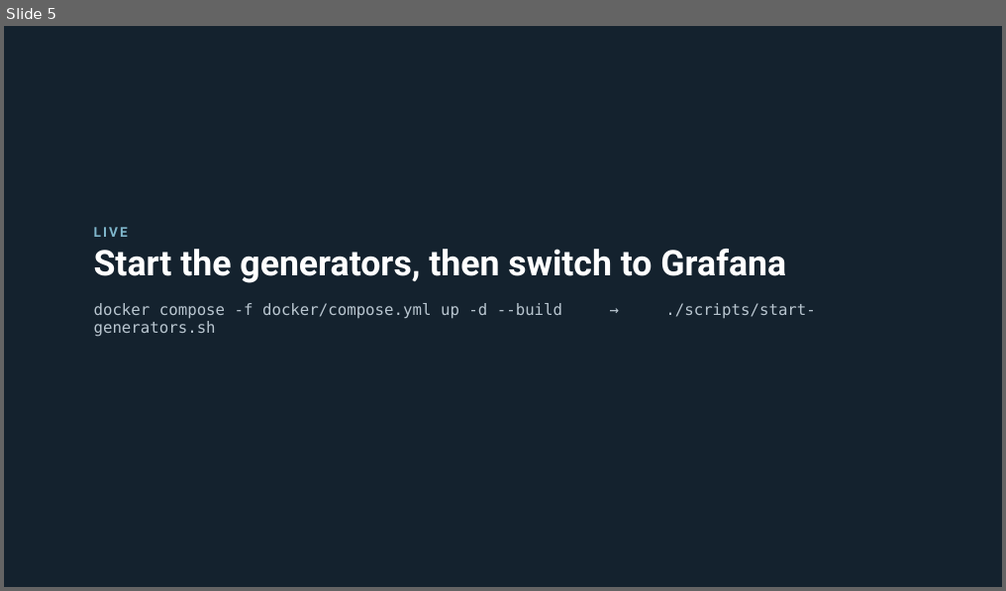
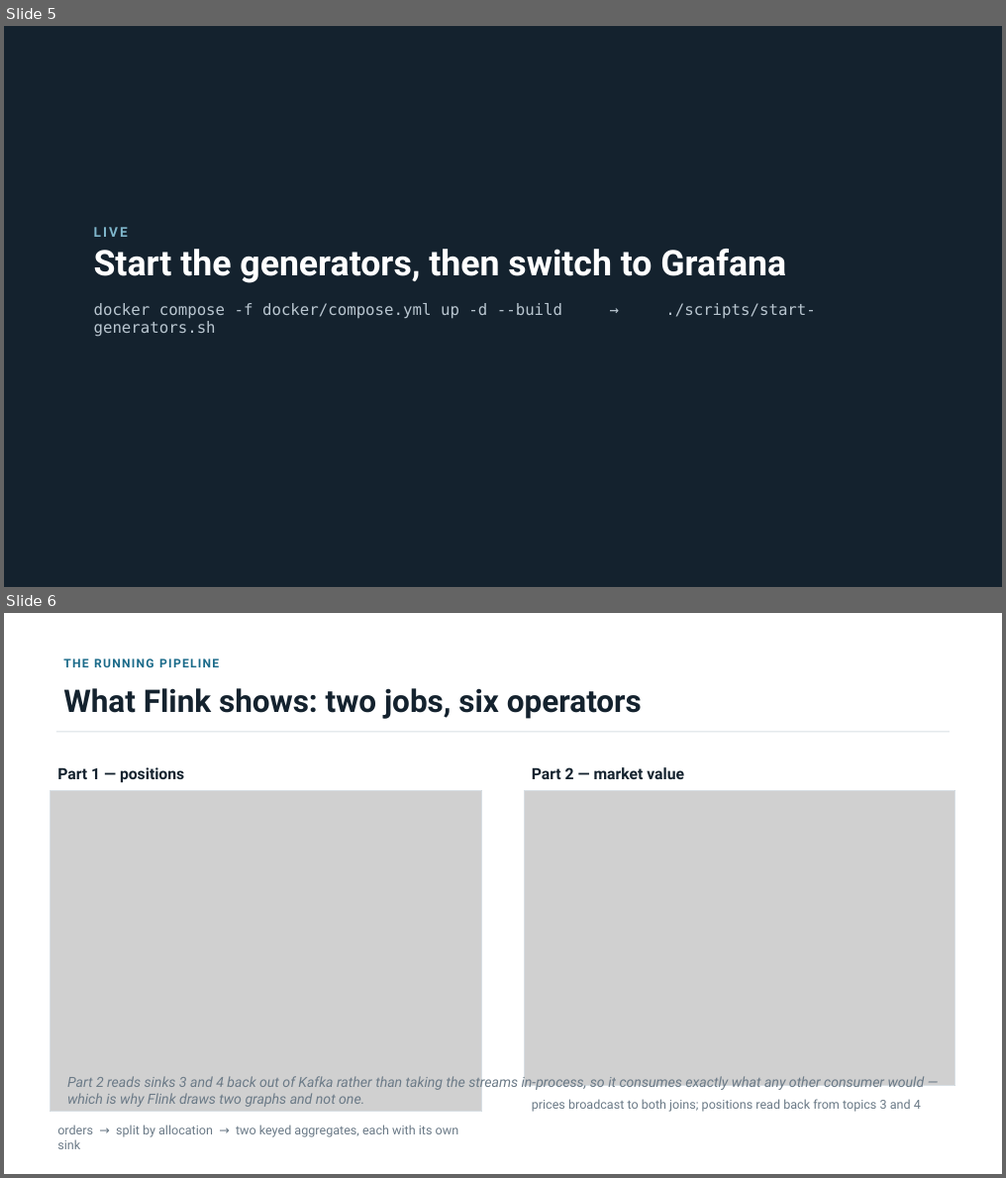
Before and after one commit to jimzucker/flink-training, a slide deck: docs/deck/final-demo-handout.pptx. Shown one above the other, each under a label of ours: slide 5 before the commit, slides 5 and 6 after it. The pictures are 1006x591 and 1006x1178 pixels, drawn with LibreOffice and Linux fonts; fonts in the diff are those of the drawing; grey boxes stand for pictures. Boxes give left, top, right and bottom in pixels: in the first picture for what was removed or moved away, otherwise in the second. Text is boxed around its words. In the diff, an @@ line names an element or a change of style, - is before the commit and + after.

```diff
--- a/docs/deck/final-demo-handout.pptx
+++ b/docs/deck/final-demo-handout.pptx
@@ slide 6 added at <box>4,613,1002,1174</box>, background #FFFFFF @@
@@ text added at <box>63,659,219,667</box>, 11.5 pt, text #1B6B8A, bold @@
+THE RUNNING PIPELINE
@@ text added at <box>63,688,642,719</box>, 30 pt, text #14222E, bold @@
+What Flink shows: two jobs, six operators
@@ rectangle added at <box>56,731,949,732</box>, fill #D8DFE4 @@
@@ picture added at <box>51,790,481,1112</box> @@
@@ rectangle added at <box>51,790,481,1112</box>, outline #D8DFE4 1 pt @@
@@ text added at <box>57,767,184,783</box>, 15 pt, text #14222E, bold @@
+Part 1 — positions
@@ picture added at <box>525,790,955,1085</box> @@
@@ rectangle added at <box>525,790,955,1085</box>, outline #D8DFE4 1 pt @@
@@ text added at <box>532,767,684,779</box>, 15 pt, text #14222E, bold @@
+Part 2 — market value
@@ text added at <box>67,1073,925,1107</box>, 13.5 pt, text #6B7A87, italic @@
+Part 2 reads sinks 3 and 4 back out of Kafka rather than taking the streams in-process, so it consumes exactly what any other consumer would — which is why Flink draws two graphs and not one.
@@ text added at <box>532,1099,921,1112</box>, 12 pt, text #6B7A87 @@
+prices broadcast to both joins; positions read back from topics 3 and 4
@@ text added at <box>57,1125,459,1150</box>, 12 pt, text #6B7A87 @@
+orders → split by allocation → two keyed aggregates, each with its own sink
```
Also in this commit, not shown: 3 slides changed, 1 other slide added, 14 other files.
